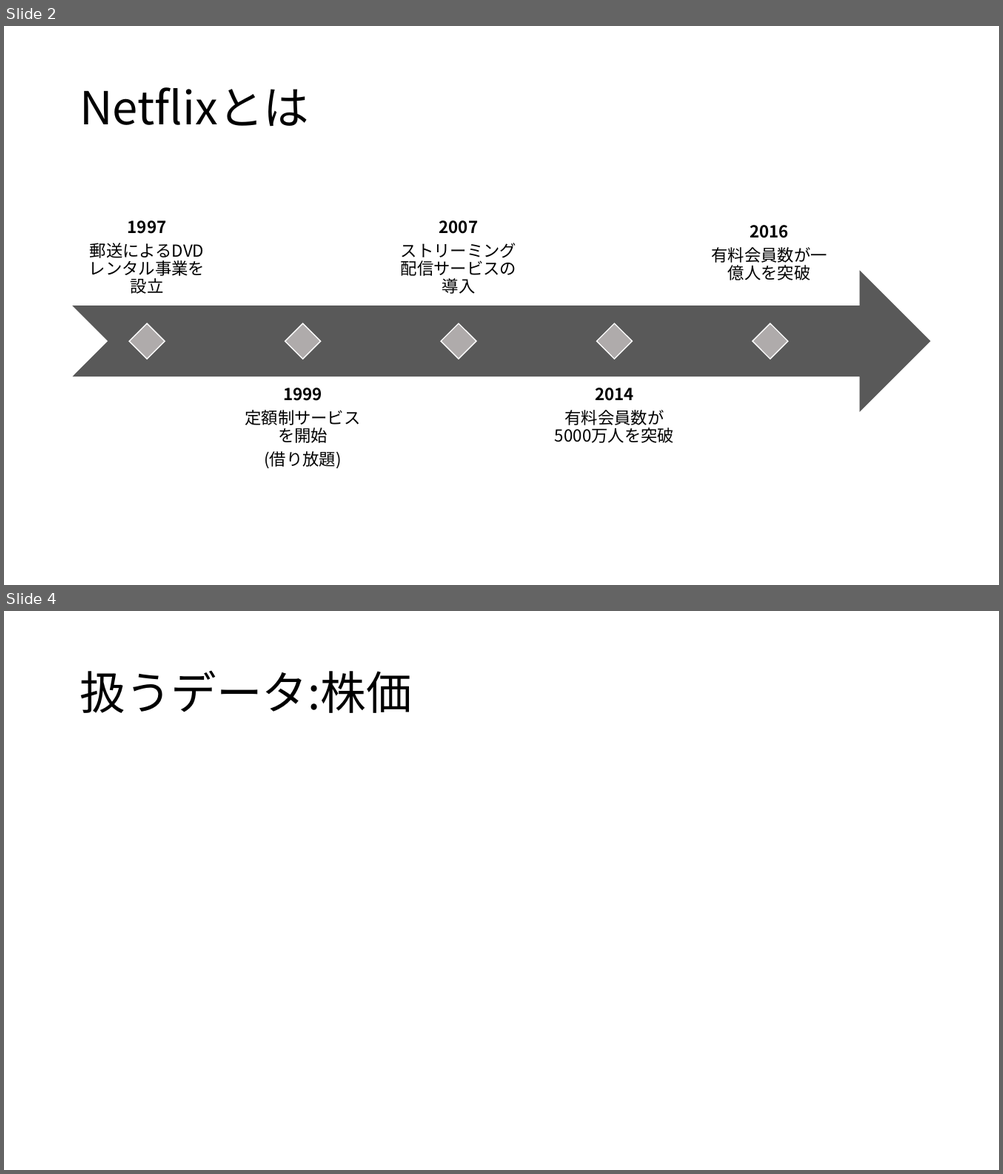
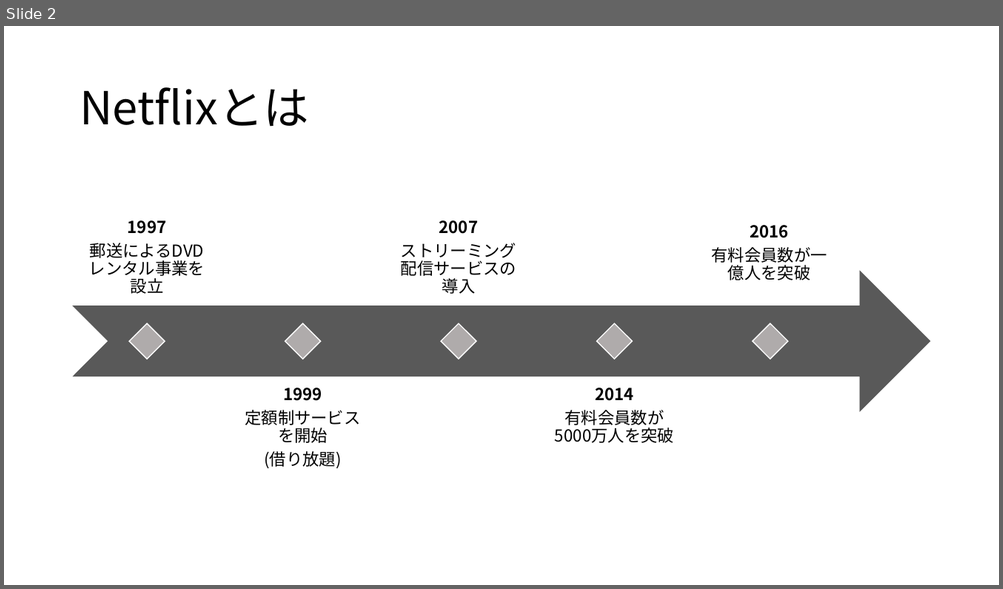
Before and after one commit to QuillshWammy/Netflix_Analysis, a slide deck: Document/中間発表.pptx. Shown one above the other, each under a label of ours: slides 2 and 4 before the commit, slide 2 after it; the slides between them are not shown. The pictures are 1003x1174 and 1003x589 pixels, drawn with LibreOffice and Linux fonts; fonts in the diff are those of the drawing. Boxes give left, top, right and bottom in pixels: in the first picture for what was removed or moved away, otherwise in the second. Text is boxed around its words. In the diff, an @@ line names an element or a change of style, - is before the commit and + after.

```diff
--- a/Document/中間発表.pptx
+++ b/Document/中間発表.pptx
@@ slide 4 removed at (x1=4, y1=611, x2=999, y2=1170), background #FFFFFF @@
@@ title removed at (x1=79, y1=670, x2=412, y2=713) @@
-扱うデータ:株価
```
Also in this commit, not shown: 1 slide changed, 6 slides added.
